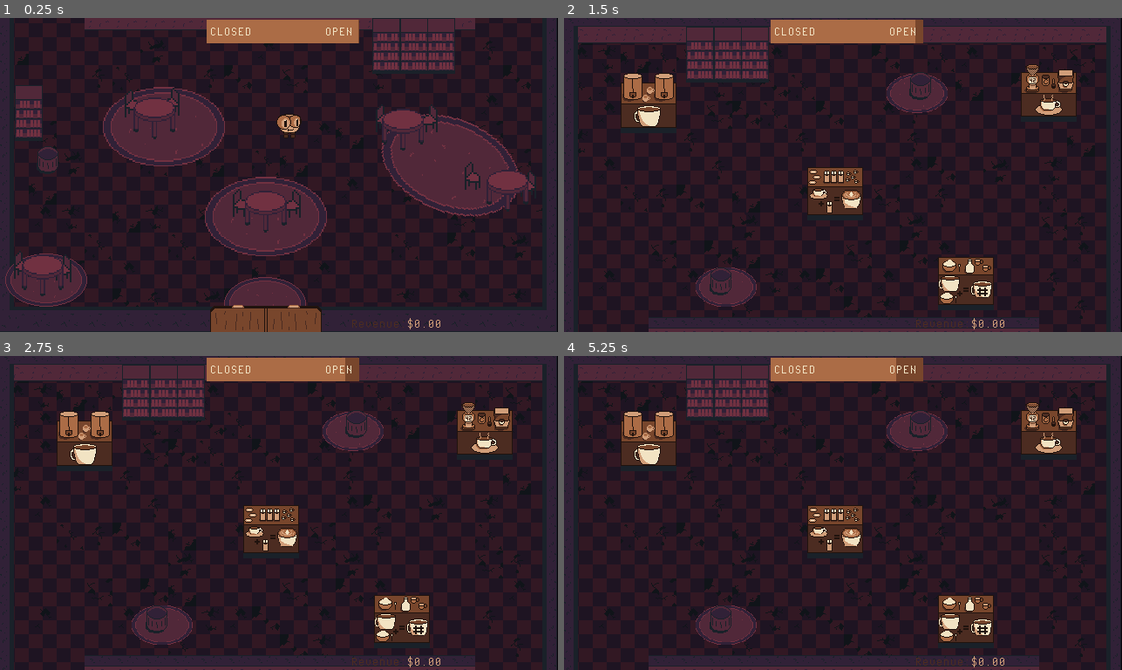
Above: before the commit, frames 1-4 (two rows, left to right).
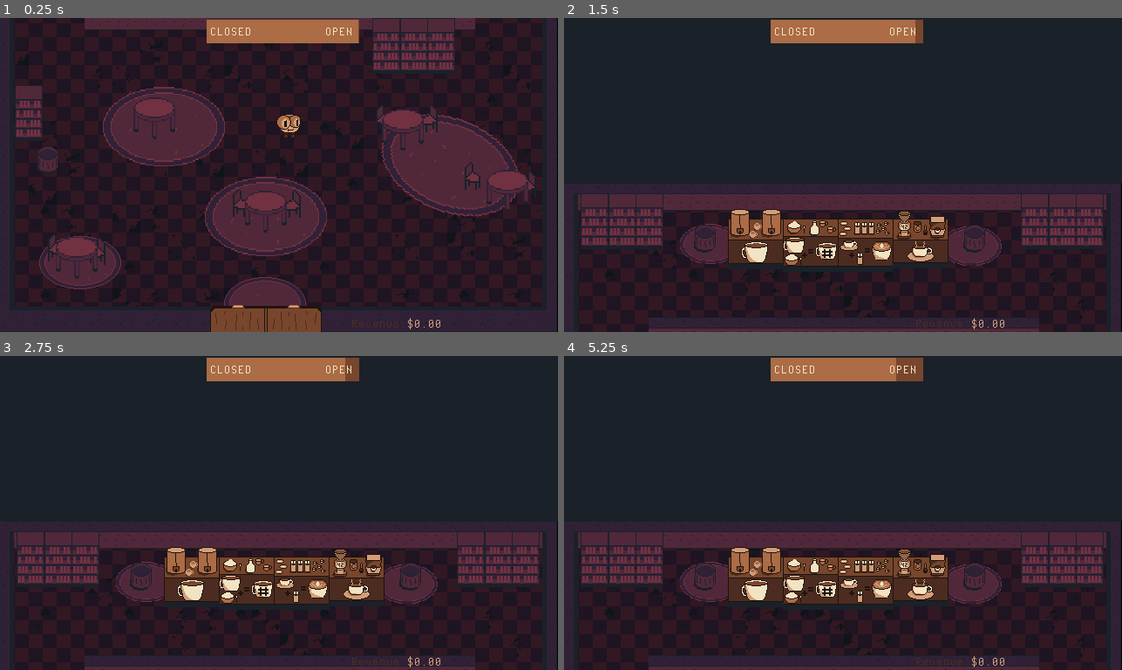
Above: after the commit, the same moments.

Repository: billbobphil/coffee-jam-2023
Game: Godot game, scene res://scenes/rootScene.tscn
The game is run twice, just before and just after one commit, with the same random seed, the same clock (stepped at 60 frames per second) and the same inputs.
Inputs:
- Up to frame 1 (0.25 s): no input
- Up to frame 2 (1.5 s): tap Enter at 0.5 s; hold D (move_right) 0.53-1.28 s; tap Tab (change_camera) at 0.6 s; tap Space (dash) at 1.25, 1.35 s; hold S (move_down) from 1.28 s (still down)
- Up to frame 3 (2.75 s): tap Enter at 2 s; release S (move_down) at 2.03 s; hold D (move_right) from 2.03 s (still down); tap F (interact) at 2.1 s
- Up to frame 4 (5.25 s): tap Space (dash) at 2.75, 3.6 s; release D (move_right) at 2.78 s; hold W (move_up) 2.78-3.53 s; tap Tab (change_camera) at 2.85, 5.1 s; tap Enter at 3.5 s; hold A (move_left) 3.53-5.03 s; tap F (interact) at 4.35 s; hold S (move_down) from 5.03 s (still down)

The runs differ from the first frame. In frame 1, 2.5% of the frame differs, in the area x 0-33%, y 22-92%; in frame 2, 23%, in the area x 2-100%, y 0-92%; in frame 3, 23%; in frame 4, 23%.

Commit message:
Modified the scene to move the kitchen to be a much smaller area to solve it looking bad

Diff:
--- a/scenes/garbageCan.tscn
+++ b/scenes/garbageCan.tscn
@@ -32,7 +32,7 @@
 [node name="InteractSprite" type="Sprite2D" parent="."]
 visible = false
 position = Vector2(0, -36)
-scale = Vector2(0.3, 0.3)
+scale = Vector2(0.2, 0.2)
 texture = ExtResource("2_lrgjj")
 
 [connection signal="body_entered" from="Area2D" to="." method="_on_area_2d_body_entered"]
--- a/scenes/rootScene.tscn
+++ b/scenes/rootScene.tscn
@@ -122,16 +122,16 @@
 texture = ExtResource("4_gnrei")
 
 [node name="Carpet5" type="Sprite2D" parent="Decorations"]
-position = Vector2(52, 662)
+position = Vector2(91, 642)
 texture = ExtResource("4_gnrei")
 
 [node name="Carpet6" type="Sprite2D" parent="Decorations"]
-position = Vector2(185, 309)
+position = Vector2(167, 260)
 scale = Vector2(0.75, 0.75)
 texture = ExtResource("4_gnrei")
 
 [node name="Carpet7" type="Sprite2D" parent="Decorations"]
-position = Vector2(404, 87)
+position = Vector2(466, 262)
 scale = Vector2(0.75, 0.75)
 texture = ExtResource("4_gnrei")
 
@@ -152,7 +152,7 @@
 texture = ExtResource("6_cu1mm")
 
 [node name="Chair-side-16x18" type="Sprite2D" parent="Decorations/Chairs"]
-position = Vector2(31, 645)
+position = Vector2(70, 625)
 scale = Vector2(2, 2)
 texture = ExtResource("6_cu1mm")
 
@@ -187,129 +187,153 @@
 texture = ExtResource("7_eh3a0")
 
 [node name="Chair-other-side-16x20" type="Sprite2D" parent="Decorations/Chairs"]
-position = Vector2(65, 649)
-scale = Vector2(2, 2)
-texture = ExtResource("7_eh3a0")
-
-[node name="Player" parent="." instance=ExtResource("1_fb7x5")]
-position = Vector2(331, 484)
-
-[node name="Bookshelves" type="Node2D" parent="."]
-
-[node name="Book-shelf-32x68" type="Sprite2D" parent="Bookshelves"]
-position = Vector2(155, 43)
-texture = ExtResource("9_ejrr0")
-
-[node name="Book-shelf-32x69" type="Sprite2D" parent="Bookshelves"]
-position = Vector2(187, 43)
-texture = ExtResource("9_ejrr0")
-
-[node name="Book-shelf-32x70" type="Sprite2D" parent="Bookshelves"]
-position = Vector2(218, 43)
-texture = ExtResource("9_ejrr0")
-
-[node name="Book-shelf-32x64" type="Sprite2D" parent="Bookshelves"]
-position = Vector2(442, 394)
-texture = ExtResource("9_ejrr0")
-
-[node name="Book-shelf-32x65" type="Sprite2D" parent="Bookshelves"]
-position = Vector2(474, 394)
-texture = ExtResource("9_ejrr0")
-
-[node name="Book-shelf-32x66" type="Sprite2D" parent="Bookshelves"]
-position = Vector2(505, 394)
-texture = ExtResource("9_ejrr0")
-
-[node name="Book-shelf-32x67" type="Sprite2D" parent="Bookshelves"]
-position = Vector2(32, 471)
-texture = ExtResource("9_ejrr0")
-
-[node name="ShelvesNearDoorBody" type="StaticBody2D" parent="Bookshelves"]
-position = Vector2(0, 1)
-
-[node name="CollisionShape2D" type="CollisionShape2D" parent="Bookshelves/ShelvesNearDoorBody"]
-visible = false
-position = Vector2(473.5, 394)
-shape = SubResource("RectangleShape2D_ma0j4")
-
-[node name="GarbageBody" type="StaticBody2D" parent="Bookshelves"]
-
-[node name="CollisionShape2D" type="CollisionShape2D" parent="Bookshelves/GarbageBody"]
-visible = false
-position = Vector2(32, 488)
-shape = SubResource("RectangleShape2D_nsiut")
-
-[node name="StaticBody2D" type="StaticBody2D" parent="Bookshelves"]
-
-[node name="CollisionShape2D" type="CollisionShape2D" parent="Bookshelves/StaticBody2D"]
-visible = false
-position = Vector2(186.5, 42.5)
-shape = SubResource("RectangleShape2D_7ivl2")
-
-[node name="StorefrontCamera" type="Camera2D" parent="."]
-position = Vector2(319, 542)
-
-[node name="KitchenCamera" type="Camera2D" parent="."]
-position = Vector2(319, 181)
-
-[node name="CameraTriggers" type="Node2D" parent="."]
-process_mode = 1
-
-[node name="KitchenCameraTriggerLeft" parent="CameraTriggers" instance=ExtResource("5_yqnp0")]
-
-[node name="KitchenCameraTriggerRight" parent="CameraTriggers" instance=ExtResource("5_yqnp0")]
-position = Vector2(531, 350)
-
-[node name="StorefrontCameraTriggerLeft" parent="CameraTriggers" instance=ExtResource("5_yqnp0")]
-position = Vector2(10, 390)
-
-[node name="StorefrontCameraTriggerRight2" parent="CameraTriggers" instance=ExtResource("5_yqnp0")]
-position = Vector2(532, 390)
-
-[node name="Tables" type="Node2D" parent="."]
-process_mode = 1
-
-[node name="Table" parent="Tables" instance=ExtResource("2_4o8w4")]
-position = Vector2(176, 477)
-
-[node name="Table2" parent="Tables" instance=ExtResource("2_4o8w4")]
-position = Vector2(304, 584)
-
-[node name="Table3" parent="Tables" instance=ExtResource("2_4o8w4")]
-position = Vector2(581, 560)
-
-[node name="Table4" parent="Tables" instance=ExtResource("2_4o8w4")]
-position = Vector2(48, 657)
-
-[node name="Table5" parent="Tables" instance=ExtResource("2_4o8w4")]
-position = Vector2(461, 490)
+position = Vector2(104, 629)
+scale = Vector2(2, 2)
+texture = ExtResource("7_eh3a0")
+
+[node name="Carpet8" type="Sprite2D" parent="Decorations"]
+position = Vector2(187, 486)
+scale = Vector2(1.5, 1.5)
+texture = ExtResource("4_gnrei")
 
 [node name="Stations" type="Node2D" parent="."]
 process_mode = 1
 scale = Vector2(0.984984, 0.624815)
 
 [node name="SugarAndCreamStation" parent="Stations" instance=ExtResource("6_j5wo5")]
-position = Vector2(467.013, 476.941)
+position = Vector2(286.299, 406.52)
 scale = Vector2(1.01524, 1.60047)
 stationName = "Milk and Sugar"
 productType = 2
 
 [node name="CoffeeStation" parent="Stations" instance=ExtResource("6_j5wo5")]
-position = Vector2(97.4635, 152.045)
+position = Vector2(222.339, 401.719)
 scale = Vector2(1.01524, 1.60047)
 stationName = "Drip Coffee"
 
 [node name="SteamerStation" parent="Stations" instance=ExtResource("6_j5wo5")]
-position = Vector2(314.726, 312.092)
+position = Vector2(350.259, 406.52)
 scale = Vector2(1.01524, 1.60047)
 stationName = "Milk Steamer"
 productType = 3
 
 [node name="EspressoStation" parent="Stations" instance=ExtResource("6_j5wo5")]
-position = Vector2(563.461, 131.239)
+position = Vector2(414.22, 400.118)
 scale = Vector2(1.01524, 1.60047)
 stationName = "Espresso"
 productType = 0
+
+[node name="Player" parent="." instance=ExtResource("1_fb7x5")]
+position = Vector2(331, 484)
+
+[node name="Bookshelves" type="Node2D" parent="."]
+
+[node name="Book-shelf-32x68" type="Sprite2D" parent="Bookshelves"]
+position = Vector2(539, 234)
+texture = ExtResource("9_ejrr0")
+
+[node name="Book-shelf-32x69" type="Sprite2D" parent="Bookshelves"]
+position = Vector2(571, 234)
+texture = ExtResource("9_ejrr0")
+
+[node name="Book-shelf-32x70" type="Sprite2D" parent="Bookshelves"]
+position = Vector2(602, 234)
+texture = ExtResource("9_ejrr0")
+
+[node name="Book-shelf-32x64" type="Sprite2D" parent="Bookshelves"]
+position = Vector2(442, 394)
+texture = ExtResource("9_ejrr0")
+
+[node name="Book-shelf-32x65" type="Sprite2D" parent="Bookshelves"]
+position = Vector2(474, 394)
+texture = ExtResource("9_ejrr0")
+
+[node name="Book-shelf-32x66" type="Sprite2D" parent="Bookshelves"]
+position = Vector2(505, 394)
+texture = ExtResource("9_ejrr0")
+
+[node name="Book-shelf-32x67" type="Sprite2D" parent="Bookshelves"]
+position = Vector2(32, 471)
+texture = ExtResource("9_ejrr0")
+
+[node name="Book-shelf-32x71" type="Sprite2D" parent="Bookshelves"]
+position = Vector2(34, 234)
+texture = ExtResource("9_ejrr0")
+
+[node name="Book-shelf-32x72" type="Sprite2D" parent="Bookshelves"]
+position = Vector2(66, 234)
+texture = ExtResource("9_ejrr0")
+
+[node name="Book-shelf-32x73" type="Sprite2D" parent="Bookshelves"]
+position = Vector2(97, 234)
+texture = ExtResource("9_ejrr0")
+
+[node name="ShelvesNearDoorBody" type="StaticBody2D" parent="Bookshelves"]
+position = Vector2(0, 1)
+
+[node name="CollisionShape2D" type="CollisionShape2D" parent="Bookshelves/ShelvesNearDoorBody"]
+visible = false
+position = Vector2(473.5, 394)
+shape = SubResource("RectangleShape2D_ma0j4")
+
+[node name="GarbageBody" type="StaticBody2D" parent="Bookshelves"]
+
+[node name="CollisionShape2D" type="CollisionShape2D" parent="Bookshelves/GarbageBody"]
+visible = false
+position = Vector2(32, 488)
+shape = SubResource("RectangleShape2D_nsiut")
+
+[node name="StaticBody2D" type="StaticBody2D" parent="Bookshelves"]
+
+[node name="CollisionShape2D" type="CollisionShape2D" parent="Bookshelves/StaticBody2D"]
+visible = false
+position = Vector2(570, 233)
+shape = SubResource("RectangleShape2D_7ivl2")
+
+[node name="StaticBody2D2" type="StaticBody2D" parent="Bookshelves"]
+
+[node name="CollisionShape2D" type="CollisionShape2D" parent="Bookshelves/StaticBody2D2"]
+visible = false
+position = Vector2(65, 234)
+shape = SubResource("RectangleShape2D_7ivl2")
+
+[node name="StorefrontCamera" type="Camera2D" parent="."]
+position = Vector2(319, 542)
+
+[node name="KitchenCamera" type="Camera2D" parent="."]
+position = Vector2(319, 181)
+
+[node name="CameraTriggers" type="Node2D" parent="."]
+process_mode = 1
+
+[node name="KitchenCameraTriggerLeft" parent="CameraTriggers" instance=ExtResource("5_yqnp0")]
+
+[node name="KitchenCameraTriggerRight" parent="CameraTriggers" instance=ExtResource("5_yqnp0")]
+position = Vector2(531, 350)
+
+[node name="StorefrontCameraTriggerLeft" parent="CameraTriggers" instance=ExtResource("5_yqnp0")]
+position = Vector2(10, 390)
+
+[node name="StorefrontCameraTriggerRight2" parent="CameraTriggers" instance=ExtResource("5_yqnp0")]
+position = Vector2(532, 390)
+
+[node name="Tables" type="Node2D" parent="."]
+process_mode = 1
+
+[node name="Table" parent="Tables" instance=ExtResource("2_4o8w4")]
+position = Vector2(176, 477)
+
+[node name="Table2" parent="Tables" instance=ExtResource("2_4o8w4")]
+position = Vector2(304, 584)
+
+[node name="Table3" parent="Tables" instance=ExtResource("2_4o8w4")]
+position = Vector2(581, 560)
+
+[node name="Table4" parent="Tables" instance=ExtResource("2_4o8w4")]
+position = Vector2(87, 637)
+
+[node name="Table5" parent="Tables" instance=ExtResource("2_4o8w4")]
+position = Vector2(461, 490)
 
 [node name="CustomerManager" type="Node2D" parent="." node_paths=PackedStringArray("tables")]
 process_mode = 1
@@ -342,13 +366,19 @@
 [node name="GarbageCans" type="Node2D" parent="."]
 
 [node name="GarbageCan" parent="GarbageCans" instance=ExtResource("14_w40hf")]
-position = Vector2(408, 79)
+position = Vector2(470, 254)
 
 [node name="GarbageCan2" parent="GarbageCans" instance=ExtResource("14_w40hf")]
 position = Vector2(54, 525)
 
 [node name="GarbageCan3" parent="GarbageCans" instance=ExtResource("14_w40hf")]
-position = Vector2(179, 303)
+position = Vector2(161, 254)
+
+[node name="32x32-cube" type="Sprite2D" parent="."]
+modulate = Color(0.101563, 0.128906, 0.160156, 1)
+position = Vector2(335, 84.75)
+scale = Vector2(21.0625, 6.60938)
+texture = ExtResource("11_hfdru")
 
 [connection signal="body_entered" from="CameraTriggers/KitchenCameraTriggerLeft" to="." method="_on_change_camera" binds= ["kitchen"]]
 [connection signal="body_entered" from="CameraTriggers/KitchenCameraTriggerRight" to="." method="_on_change_camera" binds= ["kitchen"]]
--- a/scenes/station.tscn
+++ b/scenes/station.tscn
@@ -5,8 +5,9 @@
 [ext_resource type="Texture2D" uid="uid://b4fs84xl6r4qr" path="res://art/F_Key_Light.png" id="3_kggkc"]
 [ext_resource type="Texture2D" uid="uid://b1vyaq8dsbkxp" path="res://art/station-shadow-64x64.png" id="4_s1iwx"]
 
-[sub_resource type="CircleShape2D" id="CircleShape2D_w08jm"]
-radius = 66.0076
+[sub_resource type="CapsuleShape2D" id="CapsuleShape2D_dhwk5"]
+radius = 27.0
+height = 162.0
 
 [sub_resource type="RectangleShape2D" id="RectangleShape2D_oreqb"]
 size = Vector2(64, 53)
@@ -23,7 +24,7 @@
 
 [node name="CollisionShape2D" type="CollisionShape2D" parent="Area2D"]
 visible = false
-shape = SubResource("CircleShape2D_w08jm")
+shape = SubResource("CapsuleShape2D_dhwk5")
 debug_color = Color(0.564706, 0.556863, 0, 0.419608)
 
 [node name="CollisionShape2D" type="CollisionShape2D" parent="."]
@@ -33,8 +34,8 @@
 
 [node name="Key Prompt Sprite" type="Sprite2D" parent="."]
 visible = false
-position = Vector2(0, -35)
-scale = Vector2(0.3, 0.3)
+position = Vector2(0, -43)
+scale = Vector2(0.2, 0.2)
 texture = ExtResource("3_kggkc")
 
 [node name="Shadow" type="Sprite2D" parent="."]
--- a/scripts/WallGenerator.gd
+++ b/scripts/WallGenerator.gd
@@ -34,7 +34,7 @@
 	for i in GAME_WIDTH_UNITS:
 		var createdWall = wallScene.instantiate();
 		createdWall.position.x = 14 + (i * 32);
-		createdWall.position.y = 14;
+		createdWall.position.y = 206;
 		createdWall.get_node("Sprite2D").texture = top;
 		if(i == 0):
 			createdWall.get_node("Sprite2D").texture = topLeft;
